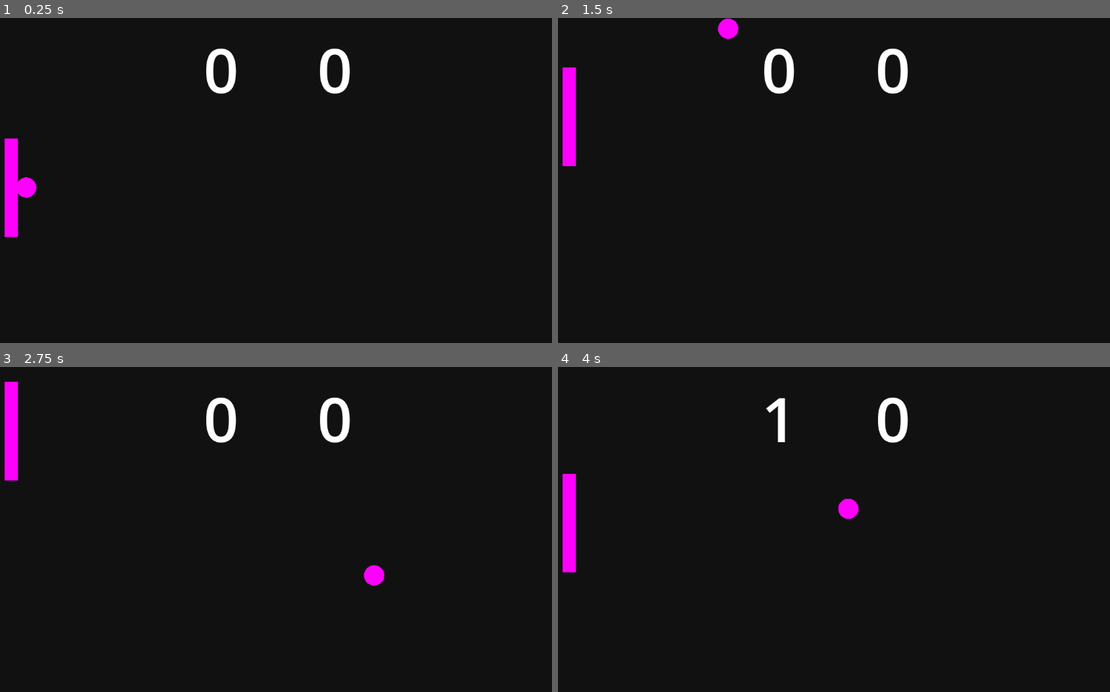
Above: before the commit, frames 1-4 (two rows, left to right).
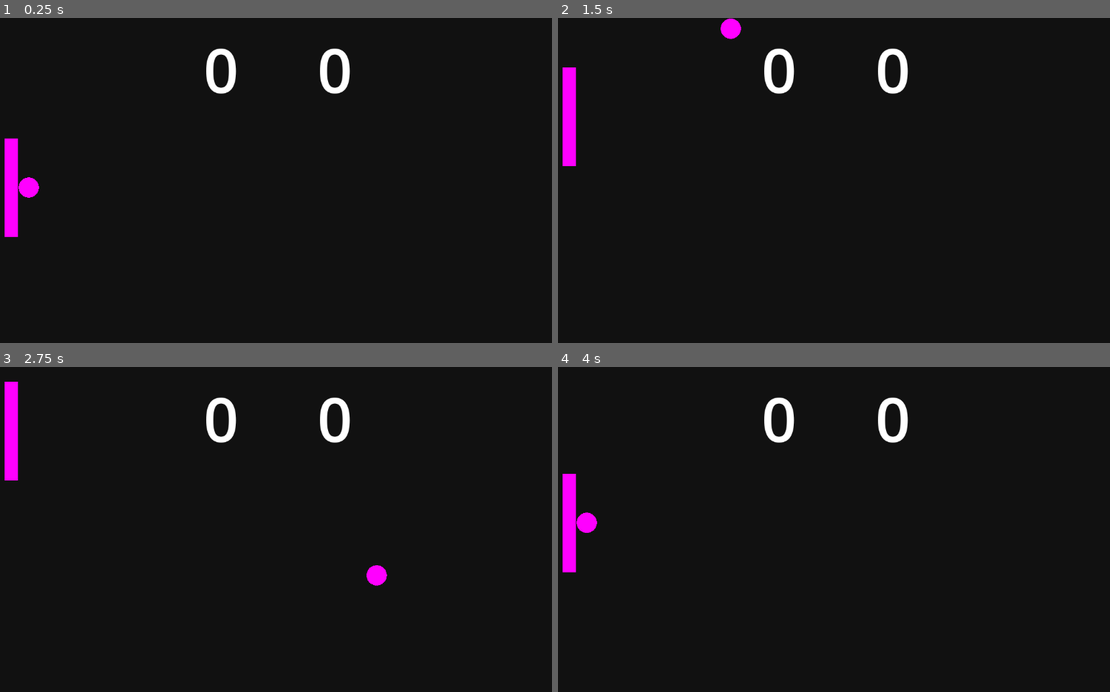
Above: after the commit, the same moments.

Repository: tnrbns/gnop_137
Game: Godot game, scene res://scenes/gameplay.tscn
The game is run twice, just before and just after one commit, with the same random seed, the same clock (stepped at 60 frames per second) and the same inputs. This scene is started directly instead of the project's main scene.
Inputs (mouse positions are in pixels of both pictures, inside the frame that each line leads up to):
- Up to frame 1 (0.25 s): no input
- Up to frame 2 (1.5 s): tap Enter at 0.5 s; move the mouse to (955, 167) at 0.52 s; hold W 0.53-1.28 s; click (955, 167) at 0.6 s; move the mouse to (707, 200) at 1.27 s; hold S from 1.28 s (still down); tap I at 1.35 s
- Up to frame 3 (2.75 s): move the mouse to (325, 461) at 2.02 s; release S at 2.03 s; hold W from 2.03 s (still down); tap K at 2.1 s
- Up to frame 4 (4 s): move the mouse to (795, 597) at 2.77 s; click (795, 597) at 2.85 s; move the mouse to (1005, 581) at 3.52 s; release W at 3.53 s; hold S from 3.53 s (still down); tap I at 3.6 s

The runs differ from the first frame. In frame 1, less than 0.1% of the frame differs, in the area x 3-8%, y 48-56%; in frame 2, less than 0.1%; in frame 3, less than 0.1%; in frame 4, 0.9%, in the area x 3-55%, y 9-52%.

Commit message:
ball and paddle behavior OK

Diff:
--- a/src/scripts/ball.gd
+++ b/src/scripts/ball.gd
@@ -4,12 +4,12 @@
 var direction = Vector2.ZERO
 var is_attached = true # Determines if the ball is still following the player
 var player = null # Reference to the player node
-var bounds = Rect2(Vector2.ZERO, Vector2(1152, 648)) # Adjust bounds to match your game area
+var bounds = Rect2(Vector2.ZERO, Vector2(1100, 640)) # Adjust bounds to match your game area
 
 func _process(delta):
 	if is_attached and player:
 		# Follow the player's position
-		global_position = player.global_position + Vector2(30, 0) # Offset as needed
+		global_position = player.global_position + Vector2(35, 0) # Offset as needed
 	else:
 		# Move independently
 		global_position += direction * SPEED * delta
@@ -31,5 +31,5 @@
 	# Reset the ball to the player's position and reattach it
 	if player:
 		is_attached = true
-		global_position = player.global_position + Vector2(30, 0) # Offset as needed
+		global_position = player.global_position + Vector2(35, 0) # Offset as needed
 		direction = Vector2.ZERO
--- a/src/scripts/player_2d.gd
+++ b/src/scripts/player_2d.gd
@@ -25,7 +25,7 @@
 		ball = ball_scene.instantiate()
 		ball.player = self # Pass reference of the player to the ball
 		get_parent().add_child(ball)
-		ball.global_position = global_position + Vector2(30, 0) # Offset as needed
+		ball.global_position = global_position + Vector2(35, 0) # Offset as needed
 
 	# Shoot the ball
 	if Input.is_action_just_pressed("shoot") and ball.is_attached:
